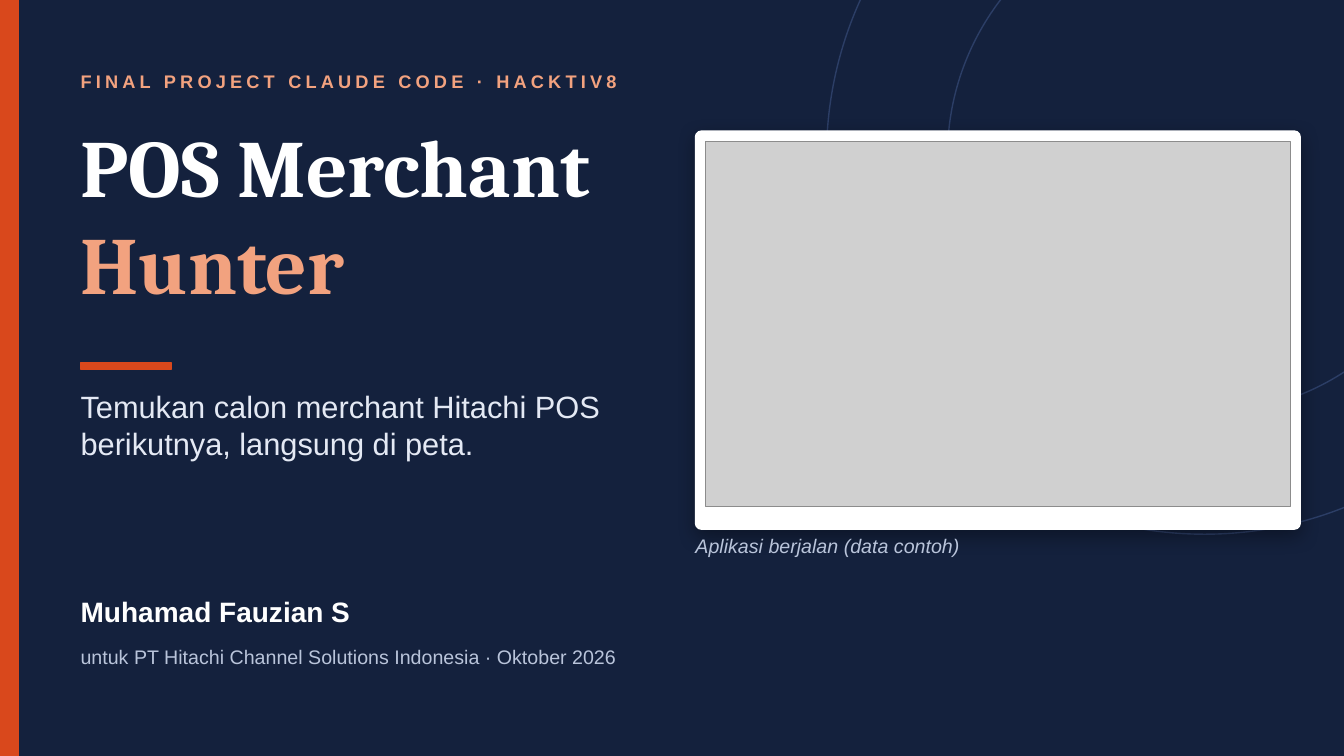
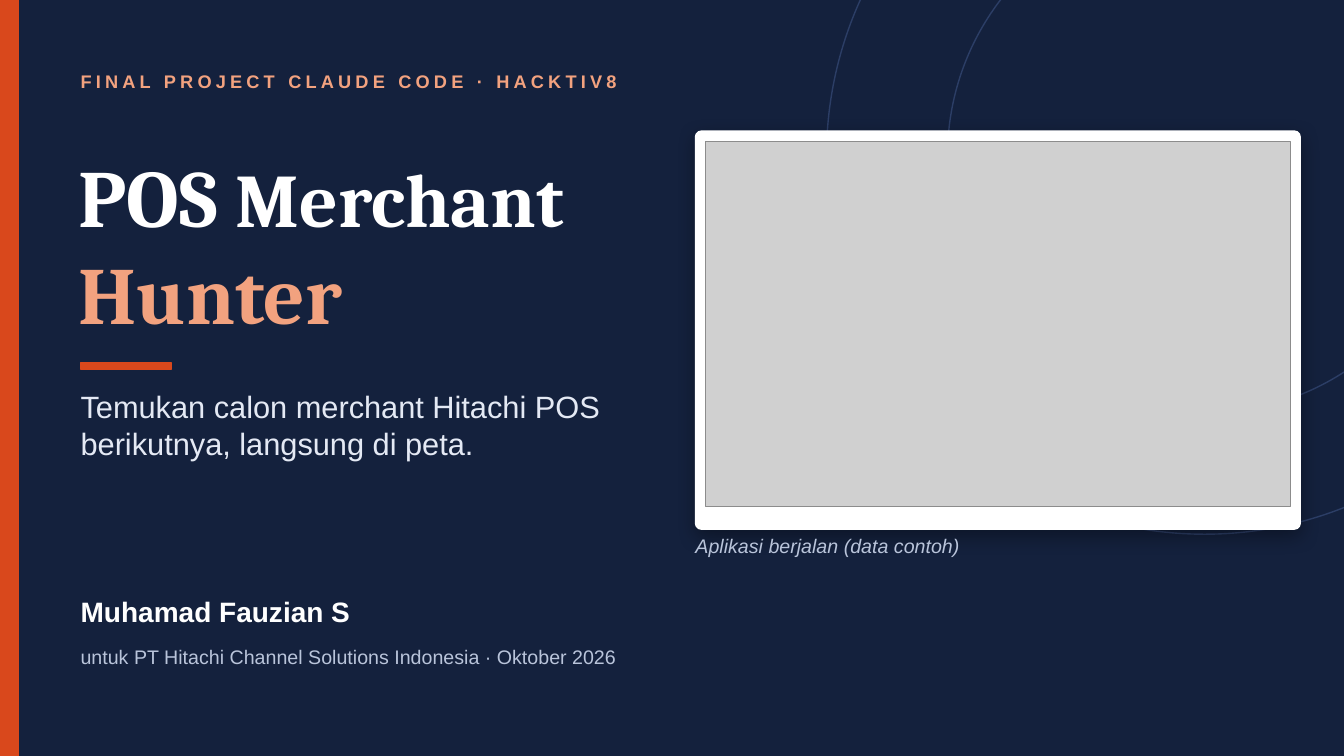
Before and after one commit to ziancuk/merchant-hunter, a slide deck: slide 1 of POS-Merchant-Hunter_Presentasi-Manajemen.pptx. Drawn at 1344x756 pixels with LibreOffice and Linux fonts; fonts in the diff are those of the drawing; grey boxes stand for pictures. Boxes give left, top, right and bottom in pixels: in the first picture for what was removed or moved away, otherwise in the second. Text is boxed around its words. In the diff, an @@ line names an element or a change of style, - is before the commit and + after.

```diff
--- a/POS-Merchant-Hunter_Presentasi-Manajemen.pptx
+++ b/POS-Merchant-Hunter_Presentasi-Manajemen.pptx
@@ text "POS Merchant": place and size @@
-text "POS Merchant" at (81,140,590,295)
+text "POS Merchant" at (79,172,564,325)
@@ text at (79,172,564,228): size 58 to 54 pt in "Merchant" @@
```
Also in this commit, not shown: 2 other slides changed, 1 slide removed.
